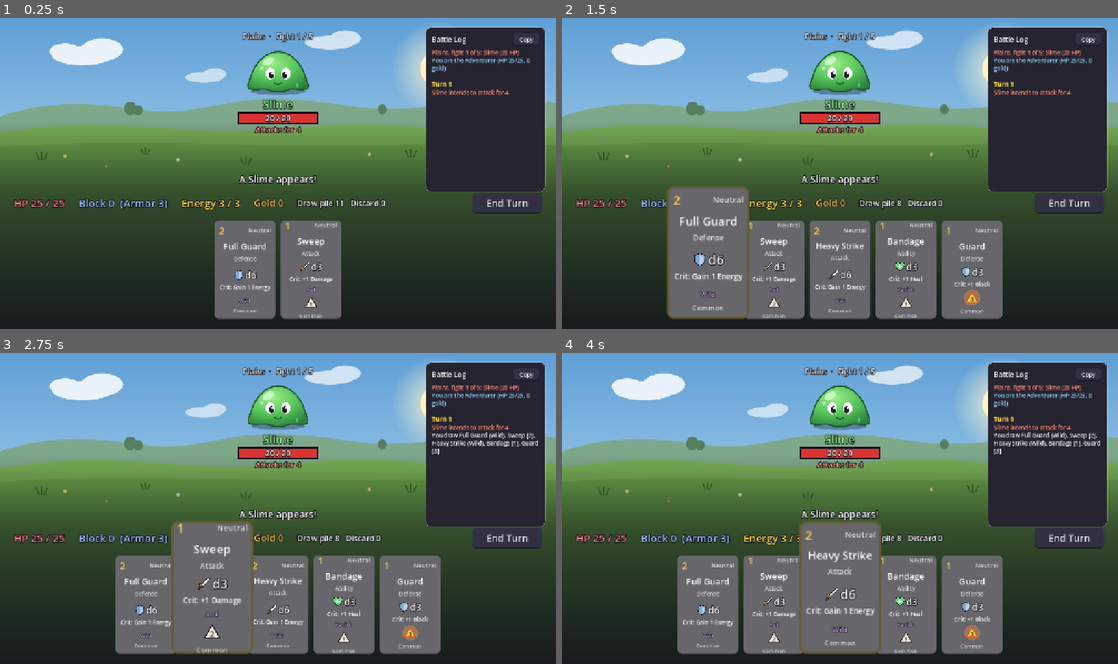
Above: before the commit, frames 1-4 (two rows, left to right).
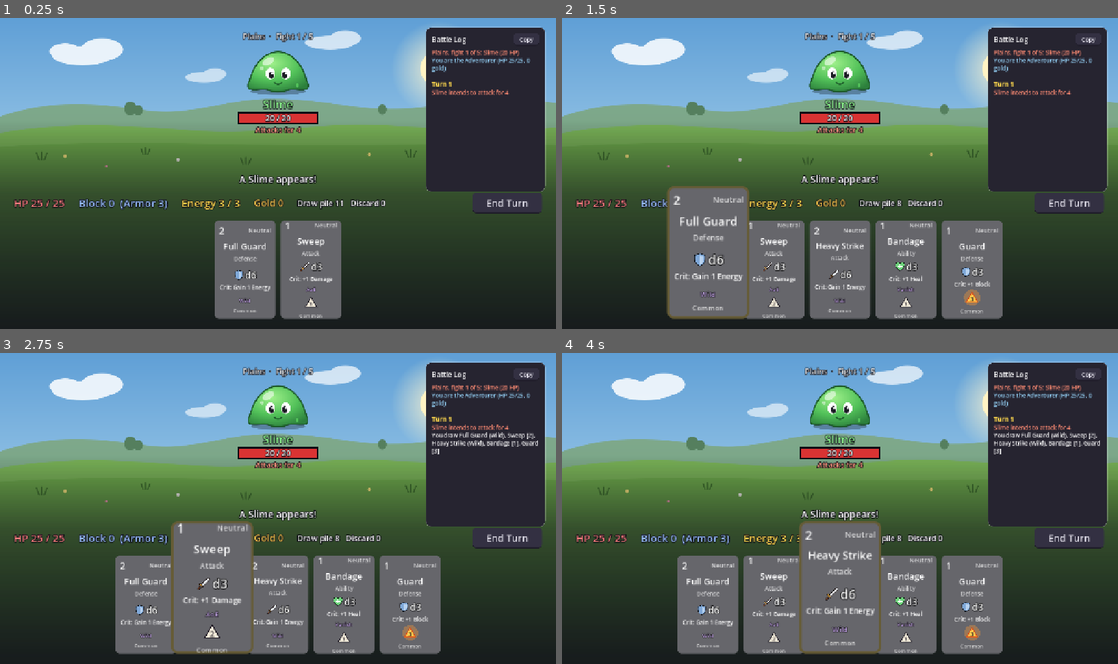
Above: after the commit, the same moments.

Repository: DustyOBrien/card-game
Game: Godot game, scene res://scenes/battle.tscn
Two runs of this game, one before a commit and one after it. Both use one fixed random seed, a clock stepped at 60 frames per second and the inputs below. This scene is started directly instead of the project's main scene.
Inputs (mouse positions are in pixels of both pictures, inside the frame that each line leads up to):
- Up to frame 1 (0.25 s): no input
- Up to frame 2 (1.5 s): click "End Turn" at 0.5 s; click (706, 269) at 1.25 s
- Up to frame 3 (2.75 s): click (211, 604) at 2.02 s
- Up to frame 4 (4 s): click (773, 586) at 2.77 s; click (840, 604) at 3.52 s

The runs differ from the first frame. In frame 1, less than 0.1% of the frame differs, in the area x 39-52%, y 65-70%; in frame 2, less than 0.1%, in the area x 20-70%, y 56-70%; in frame 3, less than 0.1%; in frame 4, less than 0.1%.

Commit message:
Fix deck builder card sizes and the fight counter; cleanup pass
- Deck builder cards keep their size instead of stretching to the widest
  note in their column; notes wrap; school tabs fit when all are shown
- The fight label is set once when a fight starts
- A fight id stops waiting code (dealing cards, the enemy turn) from carrying
  on into the next fight if a fight ends mid-deal
- One helper for the 'Talent point ready!' text; saved decks reuse the deck
  rule check; discounted cost colour resets; per-frame drag previews only run
  while dragging an attack; unused Combatant.is_dead() removed

Co-Authored-By: Claude Opus 5.5 <noreply@anthropic.com>
Claude-Session: https://claude.ai/code/session_01CUVK6GvsHNmAo5aDb8Qykf

Diff:
--- a/scripts/battle.gd
+++ b/scripts/battle.gd
@@ -47,6 +47,12 @@
 var dragged_card: CardData = null  # The card being dragged right now, if any.
 var dragged_damage := Vector2i.ZERO  # Its damage per enemy, smallest and biggest (worked out once per drag).
 var busy := false  # true while cards are dealt or dice roll, so you can't play two cards at once.
+# Goes up by 1 every fight. Code that waits (`await`) checks it afterwards: if
+# the fight it started in is over and a new one has begun, it stops instead of
+# dealing cards into the new fight. (A talent can win a fight while your hand
+# is still being dealt, and you can press Next Fight before the dealing ends.)
+var fight_id := 0
+var _ui_update_queued := false  # See queue_update_ui().
 
 # References to nodes in the scene. $Name finds a direct child by name;
 # %Name finds any node marked as a "unique name" anywhere in this scene.
@@ -88,6 +94,7 @@
 	exp_bar.custom_minimum_size = Vector2(320, 22)
 	continue_button.add_sibling(exp_bar)
 	exp_bar.get_parent().move_child(exp_bar, continue_button.get_index())
+	set_process(false)  # _process() is only needed while dragging an attack.
 
 	start_battle()
 
@@ -97,6 +104,7 @@
 # ---------------------------------------------------------------------------
 
 func start_battle() -> void:
+	fight_id += 1
 	game_over = false
 	busy = false
 	game_over_screen.visible = false
@@ -140,6 +148,10 @@
 	area_background.texture = GameState.current_area.background
 
 	turn = 0
+	# Set once per fight. (Winning moves the count on straight away, so
+	# working it out again later would show the NEXT fight's number.)
+	fight_label.text = "%s  ·  Fight %d / %d" % [GameState.current_area.display_name,
+		GameState.current_fight(), GameState.FIGHTS_PER_RUN]
 	battle_log.clear()
 	message_label.text = "%s appear%s!" % [enemy_names(), "s" if enemy_views.size() == 1 else ""]
 	var enemy_list: Array[String] = []
@@ -206,7 +218,10 @@
 	if player.armor > 0 and leftover > 0:
 		battle_log.add("Your Armor saves %d of your %d leftover Block" % [player.block, leftover])
 	busy = true
+	var my_fight := fight_id
 	await draw_cards(HAND_SIZE)  # Wait for the cards to be dealt and their dice to land.
+	if my_fight != fight_id:
+		return  # That fight ended while the cards were dealt; a new one has started.
 	busy = false
 	if not game_over:
 		end_turn_button.disabled = false
@@ -226,7 +241,10 @@
 	refresh_hand()
 
 	busy = true  # Nothing can be played (or End Turn pressed again) during the enemy's turn.
+	var my_fight := fight_id
 	await enemy_turn()  # `await` waits for enemy_turn() to finish.
+	if my_fight != fight_id:
+		return
 	busy = false
 	if not game_over:
 		start_player_turn()
@@ -269,6 +287,7 @@
 # and you watch their dice tumble on the card (Wild cards wait until you play
 # them). Call it with `await`: it returns once every die has landed.
 func draw_cards(amount: int) -> void:
+	var my_fight := fight_id
 	var drawn: Array[String] = []
 	var rolled_any := false
 	for i in amount:
@@ -296,10 +315,12 @@
 		else:
 			drawn.append(card.card_name + (" (Wild)" if card.wild and card.has_dice() else ""))
 		await get_tree().create_timer(DEAL_TIME).timeout
-		if game_over:
-			break  # A talent's damage just won the fight.
+		if game_over or my_fight != fight_id:
+			return  # The fight ended mid-deal (a talent's damage can win it).
 	if rolled_any:
 		await get_tree().create_timer(Card.ROLL_TIME).timeout  # Let the last dice land.
+		if my_fight != fight_id:
+			return
 	if not drawn.is_empty():
 		battle_log.add("You draw " + ", ".join(drawn), BattleLog.DIM_COLOR)
 	update_ui()
@@ -399,6 +420,7 @@
 		for line: String in result.lines:  # e.g. "Hit 1: [3] + 1 = 4  CRIT!"
 			battle_log.add("    " + line, BattleLog.CRIT_COLOR if line.ends_with("!") else Color.WHITE)
 		if game_over:
+			put_away(card, result.keep > 0)
 			busy = false
 			return
 		next_roll_bonus = 0  # Used up by this roll...
@@ -469,10 +491,10 @@
 		var crit_text := "Critical! %s" % card.critical
 		if result.crits > 1:
 			crit_text += " (x%d)" % result.crits
+		battle_log.add(crit_text, BattleLog.CRIT_COLOR)
 		if message_label.text.begins_with("Discarded"):
 			crit_text += "   " + message_label.text
 		message_label.text = crit_text
-		battle_log.add("Critical! %s" % card.critical + (" (x%d)" % result.crits if result.crits > 1 else ""), BattleLog.CRIT_COLOR)
 
 	put_away(card, result.keep > 0)
 	busy = false
@@ -594,11 +616,11 @@
 	var lines: Array[String] = []
 	var outcomes := get_outcomes(card)
 	if card.deals_damage():
-		var damage_text := "Deal %s damage" % range_text(outcome_range(outcomes, "damage"))
+		var damage := outcome_range(outcomes, "damage")
+		var damage_text := "Deal %s damage" % range_text(damage)
 		if card.attack.size() > 1:
 			damage_text += " (%d hits)" % card.attack.size()
 		var living := living_enemies()
-		var damage := outcome_range(outcomes, "damage")
 		if card.target == CardData.Target.ALL:
 			damage_text += " to ALL enemies"
 		elif card.target == CardData.Target.RANDOM and living.size() > 1:
@@ -660,6 +682,7 @@
 			dragged_card = data
 			# Work out the damage once, not every frame.
 			dragged_damage = outcome_range(get_outcomes(data), "damage")
+			set_process(data.deals_damage())  # Only an attack needs the per-frame previews.
 			play_zone_hint.visible = true
 			if play_zone.needs_target(data):
 				hint_label.text = "Drop on an enemy to attack it"
@@ -674,14 +697,16 @@
 			update_ui()
 	elif what == NOTIFICATION_DRAG_END:
 		dragged_card = null
+		set_process(false)
 		play_zone_hint.visible = false
 		update_ui()
 
 
-# _process() runs every frame. While you drag an attack, light up the enemies
-# that letting go right here would hit, and preview the damage on their bars.
+# _process() runs every frame, but only while you drag an attack (set_process()
+# turns it on and off above). It lights up the enemies that letting go right
+# here would hit, and previews the damage on their bars.
 func _process(_delta: float) -> void:
-	if dragged_card != null and dragged_card.deals_damage():
+	if dragged_card != null:
 		show_enemy_previews(get_global_mouse_position())
 
 
@@ -761,8 +786,6 @@
 # each change sends `stats_changed`. Instead of redrawing everything each time,
 # this asks for ONE update_ui() at the end of the frame. call_deferred() means
 # "run this once the current code has finished".
-var _ui_update_queued := false
-
 func queue_update_ui() -> void:
 	if _ui_update_queued:
 		return  # Already asked for this frame.
@@ -777,9 +800,6 @@
 
 # Copy all the numbers into the labels. Called whenever something changes.
 func update_ui() -> void:
-	if not game_over or GameState.run_died:  # After a win the count has already moved on.
-		fight_label.text = "%s  ·  Fight %d / %d" % [GameState.current_area.display_name,
-			GameState.current_fight(), GameState.FIGHTS_PER_RUN]
 	gold_label.text = "Gold %d" % GameState.gold
 	for view in enemy_views:
 		view.refresh()
@@ -900,10 +920,9 @@
 			line += "\n" + card_line
 			battle_log.add(card_line, BattleLog.PLAYER_COLOR)
 		reward_label.text += "\n" + line
-	if not level_ups.is_empty() and not GameState.talents_for(GameState.character_class).is_empty():
-		# Each level gives a talent point: make sure the player notices.
-		var points := GameState.talent_points_left(GameState.character_class)
-		var ready := "★ Talent point ready!" if points == 1 else "★ %d talent points ready!" % points
+	# Each level gives a talent point: make sure the player notices.
+	var ready := GameState.talent_points_text(GameState.character_class)
+	if not level_ups.is_empty() and not ready.is_empty():
 		reward_label.text += "\n" + ready + " Spend it on the Talents screen."
 		battle_log.add(ready, BattleLog.CRIT_COLOR)
 
--- a/scripts/card.gd
+++ b/scripts/card.gd
@@ -69,6 +69,8 @@
 	# Green while a talent has made it cheaper this turn (see battle.gd).
 	if data.has_meta("base_cost"):
 		cost_label.add_theme_color_override("font_color", Color(0.5, 1, 0.5))
+	else:
+		cost_label.remove_theme_color_override("font_color")
 	school_label.text = data.get_school_text()
 	name_label.text = data.card_name
 	fit_name()
--- a/scripts/character_select.gd
+++ b/scripts/character_select.gd
@@ -146,9 +146,9 @@
 	var button := Button.new()
 	button.custom_minimum_size = Vector2(0, 32)
 	button.add_theme_font_size_override("font_size", 15)
-	var points := GameState.talent_points_left(character_class)
-	if points > 0:
-		button.text = "★ Talent point ready!" if points == 1 else "★ %d talent points ready!" % points
+	var ready := GameState.talent_points_text(character_class)
+	if not ready.is_empty():
+		button.text = ready
 		button.add_theme_color_override("font_color", POINT_READY_COLOR)
 		button.add_theme_color_override("font_hover_color", POINT_READY_COLOR)
 	else:
--- a/scripts/combatant.gd
+++ b/scripts/combatant.gd
@@ -78,7 +78,3 @@
 func clear_block() -> void:
 	block = mini(block, armor)
 	stats_changed.emit()
-
-
-func is_dead() -> bool:
-	return hp <= 0
--- a/scripts/deck_builder.gd
+++ b/scripts/deck_builder.gd
@@ -20,6 +20,7 @@
 const CARD_SCENE := preload("res://scenes/card.tscn")
 const MAP_SCENE := "res://scenes/map.tscn"
 const CHARACTER_SELECT_SCENE := "res://scenes/character_select.tscn"
+const TALENTS_SCENE := "res://scenes/talents.tscn"
 
 const ALL_SCHOOLS := -1  # Filter value meaning "show every card".
 const NEUTRAL := 0  # Filter value meaning "only cards with no school".
@@ -126,6 +127,8 @@
 		var count := card_pool.filter(func(card: CardData) -> bool: return matches(card, option[1])).size()
 		button.text = "%s  %d" % [option[0], count]
 		button.toggle_mode = true  # Stays pressed in, like a tab.
+		# Small enough that all six tabs (every school) fit in the header.
+		button.add_theme_font_size_override("font_size", 15)
 		button.button_group = group
 		button.button_pressed = option[1] == school_filter
 		button.pressed.connect(_on_filter_pressed.bind(option[1]))
@@ -141,6 +144,10 @@
 		pool_grid.add_child(cell)
 
 		var card: Card = CARD_SCENE.instantiate()
+		# Every card stays at its own size. Without SHRINK_CENTER a card
+		# stretches to fill its grid column, and a column is as wide as its
+		# widest note, so cards in different columns ended up different sizes.
+		card.size_flags_horizontal = Control.SIZE_SHRINK_CENTER
 		cell.add_child(card)
 		# Show the level 2 or 3 version once the card has leveled up...
 		card.setup(GameState.leveled(card_data))
@@ -167,6 +174,10 @@
 		var note := Label.new()
 		note.horizontal_alignment = HORIZONTAL_ALIGNMENT_CENTER
 		note.add_theme_font_size_override("font_size", 12)
+		# As wide as the card, wrapping onto a second line if it's long
+		# ("Needs talent: Jack of All Trades"), so it can't widen the column.
+		note.custom_minimum_size.x = card.custom_minimum_size.x
+		note.autowrap_mode = TextServer.AUTOWRAP_WORD_SMART
 		cell.add_child(note)
 
 		cells[card_data] = {"cell": cell, "card": card, "pips": pips, "note": note}
@@ -570,7 +581,7 @@
 	button.pressed.connect(func() -> void:
 		GameState.save_game()
 		GameState.talents_return_scene = scene_file_path
-		get_tree().change_scene_to_file("res://scenes/talents.tscn"))
+		get_tree().change_scene_to_file(TALENTS_SCENE))
 	back_button.add_sibling(button)
 
 
--- a/scripts/game_state.gd
+++ b/scripts/game_state.gd
@@ -317,12 +317,12 @@
 # The deck you last built for this class, from saved_decks. Any card the class
 # can't use any more (or that you don't own enough of) is left out.
 func _load_saved_deck(for_class: CharacterClass) -> Array[CardData]:
-	var loaded: Array[CardData] = []
+	var cards: Array[CardData] = []
 	for card_name in saved_decks.get(for_class.display_name, []):
 		var card := find_card(card_name)
-		if card and for_class.can_add_to(loaded, card):
-			loaded.append(card)
-	return loaded
+		if card:
+			cards.append(card)
+	return _keep_allowed(cards, for_class)
 
 
 # ---------------------------------------------------------------------------
@@ -426,7 +426,7 @@
 	talent_ranks.erase(for_class.display_name)
 	if for_class == character_class:
 		# Cards a talent let into the deck might not be allowed any more.
-		deck = _keep_allowed(deck)
+		deck = _keep_allowed(deck, for_class)
 	save_game()
 
 
@@ -473,12 +473,20 @@
 
 
 # The cards of `cards` that still follow every deck rule, in the same order.
-func _keep_allowed(cards: Array[CardData]) -> Array[CardData]:
+func _keep_allowed(cards: Array[CardData], for_class: CharacterClass) -> Array[CardData]:
 	var kept: Array[CardData] = []
 	for card in cards:
-		if character_class.can_add_to(kept, card):
+		if for_class.can_add_to(kept, card):
 			kept.append(card)
 	return kept
+
+
+# "★ Talent point ready!" (or "★ 2 talent points ready!"), or "" with none to spend.
+func talent_points_text(for_class: CharacterClass) -> String:
+	var points := talent_points_left(for_class)
+	if points <= 0 or talents_for(for_class).is_empty():
+		return ""
+	return "★ Talent point ready!" if points == 1 else "★ %d talent points ready!" % points
 
 
 # ---------------------------------------------------------------------------
